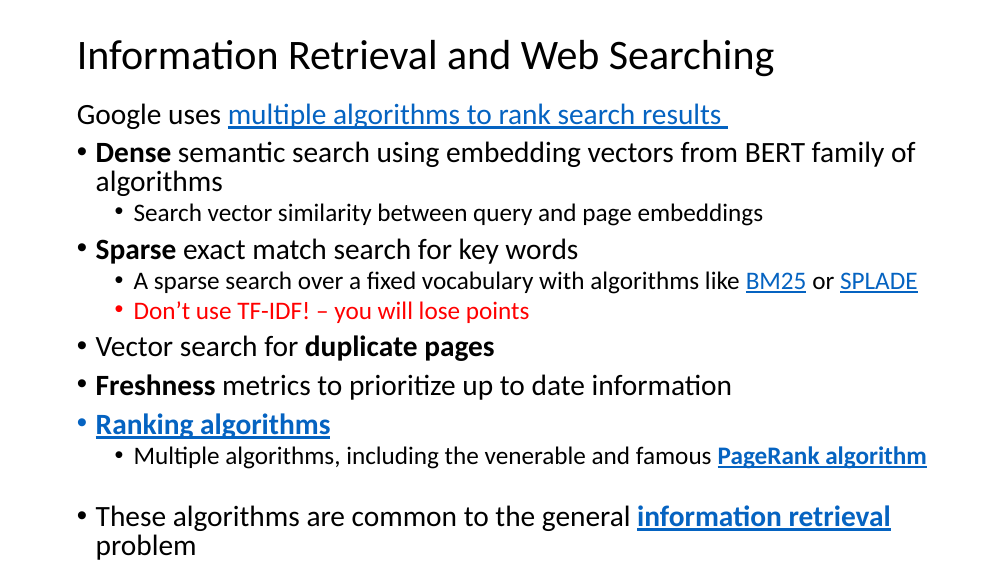
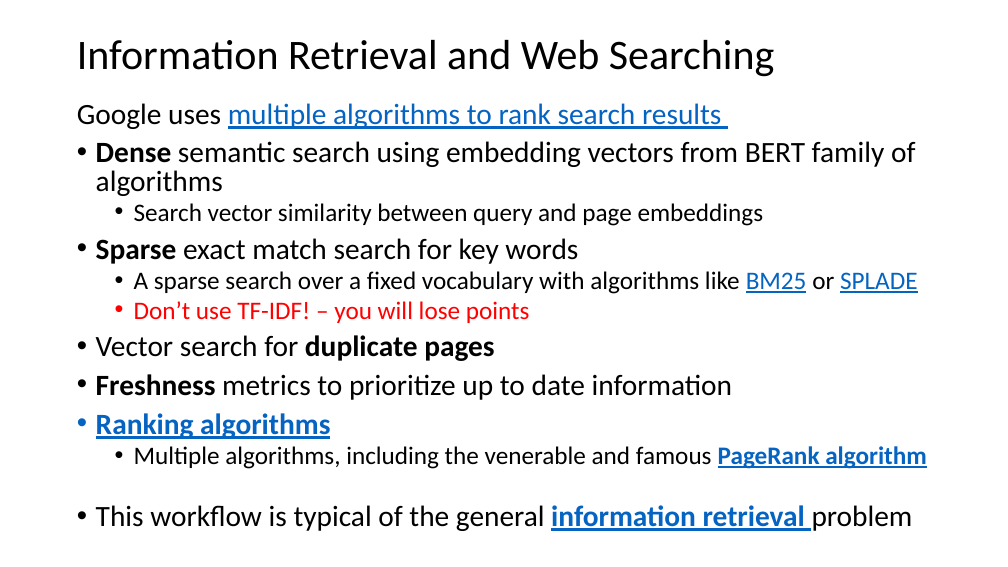
Before and after one commit to StephenElston/CSCI-E-108, a slide deck: slide 14 of slides/10_InformationRetrievalSearch.pptx. Drawn at 1008x567 pixels with LibreOffice and Linux fonts; fonts in the diff are those of the drawing. Boxes give left, top, right and bottom in pixels: in the first picture for what was removed or moved away, otherwise in the second. Text is boxed around its words. In the diff, an @@ line names an element or a change of style, - is before the commit and + after.

```diff
--- a/slides/10_InformationRetrievalSearch.pptx
+++ b/slides/10_InformationRetrievalSearch.pptx
@@ text at (96, 505, 913, 531): text changed @@
-• These algorithms are common to the general information retrieval problem
+• This workflow is typical of the general information retrieval problem
```
Also in this commit, not shown: 3 other slides changed.
